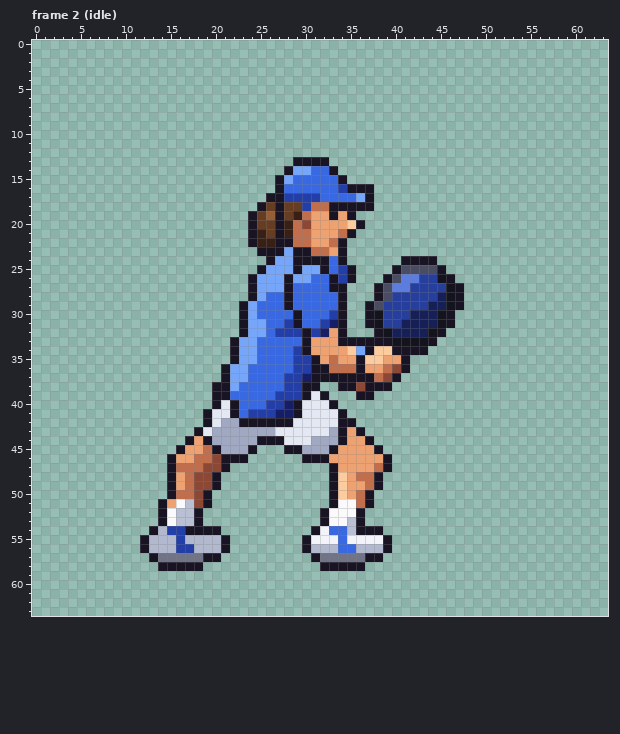
Pixel-art file, stored at art/sprites/hd/player_hd_female.aseprite. Above: the version before the commit.
64x64 pixels, 11 frames. Colours within 5 levels of each other are drawn and written as one. Shown: frame 2 (idle). The commit also changed other frames, which this record leaves out.
The result:
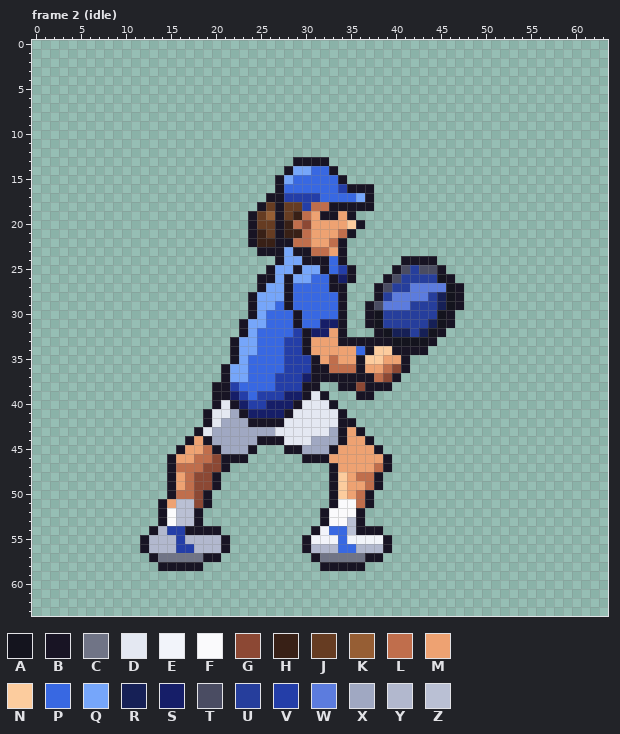
Palette (. is transparent): A #14141e  B #181424  C #707486  D #e4e8f2  E #f2f4fa  F #fafafc  G #8c4834  H #382016  J #663c22  K #965e34  L #c06e4c  M #eea272  N #fccc9e  P #3868e2  Q #76a6fa  R #162056  S #161e68  T #4a4c62  U #263e9c  V #243ea8  W #5c7cde  X #a0a8c2  Y #b2b8ce  Z #bac0d4
The edit:
Frame 2 (idle):
The edit turns colour M into colour B in row 19 at x 32.
The edit turns colour P into colour B in row 41 at x 23.
The edit turns colour Q into colour B in row 24 at x 27; in row 25 at x 26; in row 26 at x 25 to 26; in row 27 at x 25; in rows 29 to 30 at x 24.
The edit turns colour S into colour B in row 41 at x 28.
The edit turns colour B into colour D in row 41 at x 29; in row 42 at x 28.
The edit turns colour L into colour H in row 21 at x 29.
The edit turns colour N into colour M in row 34 at x 35.
The edit turns colour Q into colour P in row 32 at x 25; in row 34 at x 36; in row 35 at x 24.
The edit turns colour V into colour P in row 30 at x 33; in row 31 at x 28; in row 32 at x 27 to 28.
The edit turns colour B into colour Q in row 24 at x 29.
The edit turns colour P into colour Q in row 28 at x 26 to 27; in row 29 at x 25 to 26; in row 30 at x 25.
The edit turns colour P into colour S in row 39 at x 22; in row 40 at x 23.
The edit turns colour V into colour S in row 26 at x 34; in row 31 at x 32; in row 32 at x 31; in row 39 at x 28 to 29; in row 40 at x 26 to 27; in row 41 at x 24 to 26.
The edit turns colour R into colour U in row 29 at x 44; in row 30 at x 42 to 44; in row 31 at x 41 to 43; in row 32 at x 42.
The edit turns colour T into colour U in row 25 at x 42; in row 28 at x 39.
The edit turns colour W into colour U in row 26 at x 41 to 42; in row 27 at x 40 to 41.
The edit turns colour P into colour V in row 33 at x 28 to 29; in rows 34 to 36 at x 28; in rows 37 to 38 at x 27; in row 39 at x 23 and 25 to 26; in row 40 at x 24 to 25.
The edit turns colour Q into colour V in row 38 at x 22.
The edit turns colour U into colour W in row 27 at x 42 to 45; in row 28 at x 40 to 43; in row 29 at x 39 to 41.
The edit turns colour B into colour X in row 41 at x 22; in row 42 at x 23.
The edit turns colour F into colour Z in row 51 at x 16.
Colour B is gone in row 24 at x 26; in row 25 at x 25; in rows 26 to 27 at x 24; in rows 29 to 30 at x 23.
Where, in picture pixels (left, top, right, bottom), the same in both pictures:
changed: (230, 211, 446, 427)
changed: (176, 499, 185, 508)
